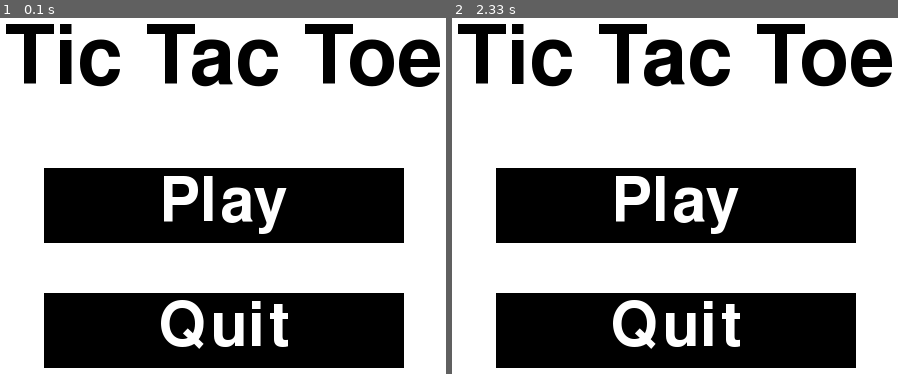
Above: before the commit, frames 1-2 (left to right).
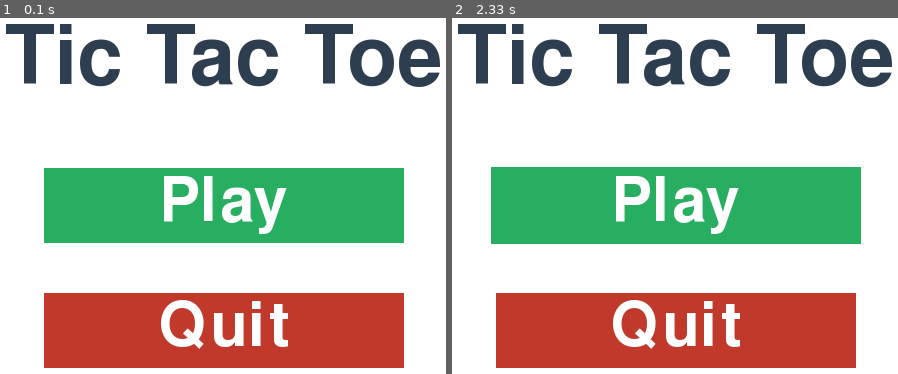
Above: after the commit, the same moments.

Repository: Fektper/pygame-learn
Game: pygame game, started from 04_tictactoe/main.py
Same seed, same stepped clock (60 frames per second), same inputs: the game is played once before the commit and once after it.
Inputs (mouse positions are in pixels of both pictures, inside the frame that each line leads up to):
- Up to frame 1 (0.1 s): no input
- Up to frame 2 (2.33 s): click (675, 228) at 0.38 s; click (679, 274) at 0.72 s; click "Play" at 2.05 s

The runs differ from the first frame. In frame 1, 37% of the frame differs, in the area x 1-99%, y 1-99%; in frame 2, 38%.

Commit message:
Improved Button

Diff:
--- a/04_tictactoe/Button.py
+++ b/04_tictactoe/Button.py
@@ -30,7 +30,8 @@
         return bot
 
 class PrerenderedButton:
-    def __init__(self, text: str, area_rect: pygame.Rect, text_color: pygame.Color, background_color: pygame.Color, max_font_size: int = 30):
+    def __init__(self, text: str, area_rect: pygame.Rect, text_color: pygame.Color, background_color: pygame.Color,
+                 max_font_size: int = 30, pixel_grow_amout: int = 10):
         self.text = text
         self.text_color = text_color
         self.max_font_size = max_font_size
@@ -49,15 +50,35 @@
 
         self.callback: Union[None, Callable] = None
 
+        self.hover_end_time: float = 0.1
+        self.hover_time: float = 0
+        self.grow_x: int = int(pixel_grow_amout * area_rect.w / max(area_rect.w, area_rect.h))
+        self.grow_y: int = int(pixel_grow_amout * area_rect.h / max(area_rect.w, area_rect.h))
+
     def render_on(self, screen: pygame.Surface):
-        pygame.draw.rect(screen, self.background_color,self.area_rect)
+        dx = int(self.grow_x * (self.hover_time / self.hover_end_time))
+        dy = int(self.grow_y * (self.hover_time / self.hover_end_time))
+        new_rct = self.area_rect.copy()
+        new_rct.h += dy
+        new_rct.w += dx
+        of_x = -int(dx / 2)
+        of_y = -int(dy / 2)
+        pygame.draw.rect(screen, self.background_color, new_rct.move(of_x, of_y))
+        # pygame.draw.rect(screen, self.background_color,self.area_rect)
 
         screen.blit(self.text_rendered, self.text_pos)
 
     def bind_func(self, func: Callable):
         self.callback = func
 
-    def trigger_if_clicked(self, pos):
-        x, y = pos[0], pos[1]
-        if self.area_rect.collidepoint(x, y) and not self.callback is None:
+    def update(self, mouse_pos, mouse_clicked: bool, dt: float):
+        mouse_over = self.area_rect.collidepoint(*mouse_pos)
+
+        if mouse_clicked and mouse_over and not self.callback is None:
             self.callback()
+
+        if mouse_over:
+            self.hover_time += dt
+            self.hover_time = min(self.hover_end_time, self.hover_time)
+        else:
+            self.hover_time = 0
--- a/04_tictactoe/Scenes.py
+++ b/04_tictactoe/Scenes.py
@@ -28,8 +28,8 @@
         first_button_rect = pygame.Rect(int(width/2 - button_width/2), 300, button_width, button_height)
         print(first_button_rect)
 
-        self.play_game_button = PrerenderedButton("Play", first_button_rect, "white", "black", 90)# Button()
-        self.quit_button = PrerenderedButton("Quit", first_button_rect.move(0, button_height + 50), "white", "black", 90) # Button
+        self.play_game_button = PrerenderedButton("Play", first_button_rect, "white", "#27ae60", 90)# Button()
+        self.quit_button = PrerenderedButton("Quit", first_button_rect.move(0, button_height + 50), "white", "#c0392b", 90) # Button
 
         self.play_game_button.bind_func(lambda: print("Play"))
         self.quit_button.bind_func(lambda: pygame.event.post(pygame.Event(pygame.QUIT)))
@@ -37,14 +37,15 @@
         self.scene_switch_func: Union[None, Callable] = None
 
     def update(self, events: Iterable[pygame.Event], dt: float):
-        for event in events:
-            if event.type == pygame.MOUSEBUTTONDOWN:
-                mouse_pos = pygame.mouse.get_pos()
-                self.play_game_button.trigger_if_clicked(mouse_pos)
-                self.quit_button.trigger_if_clicked(mouse_pos)
+        mouse_pos = pygame.mouse.get_pos()
+        mouse_clicked = any([x.type == pygame.MOUSEBUTTONDOWN for x in events])
+
+        self.play_game_button.update(mouse_pos, mouse_clicked, dt)
+        self.quit_button.update(mouse_pos, mouse_clicked, dt)
+
 
     def render(self, screen: pygame.Surface):
-        title_font = pygame.font.SysFont(None, 120).render("Tic Tac Toe", True, "black")
+        title_font = pygame.font.SysFont(None, 120).render("Tic Tac Toe", True, "#2c3e50")
         screen.blit(title_font, (int(self.width/2) - int(title_font.get_rect().width/2), 150))
         self.play_game_button.render_on(screen)
         self.quit_button.render_on(screen)
